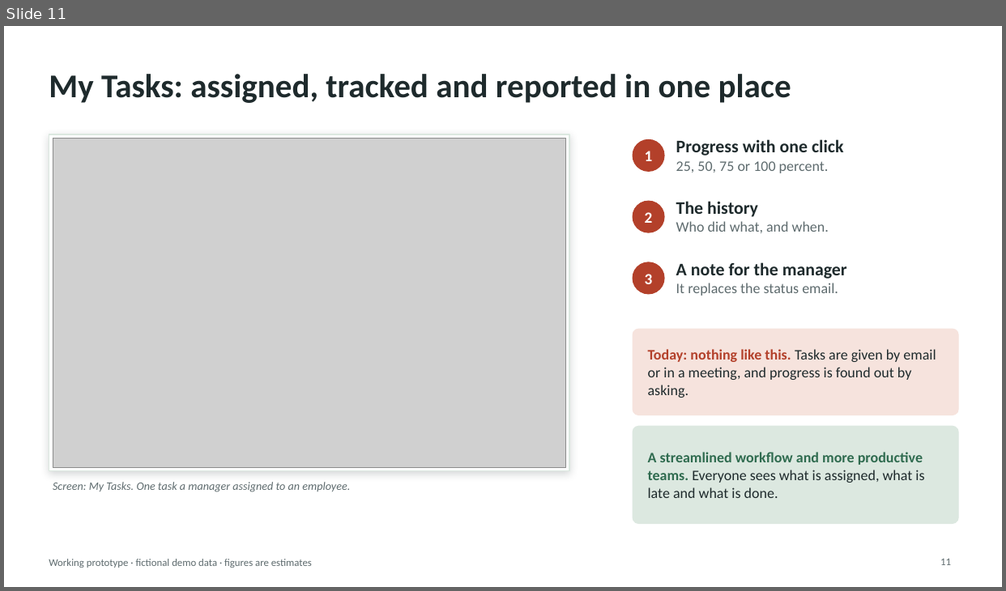
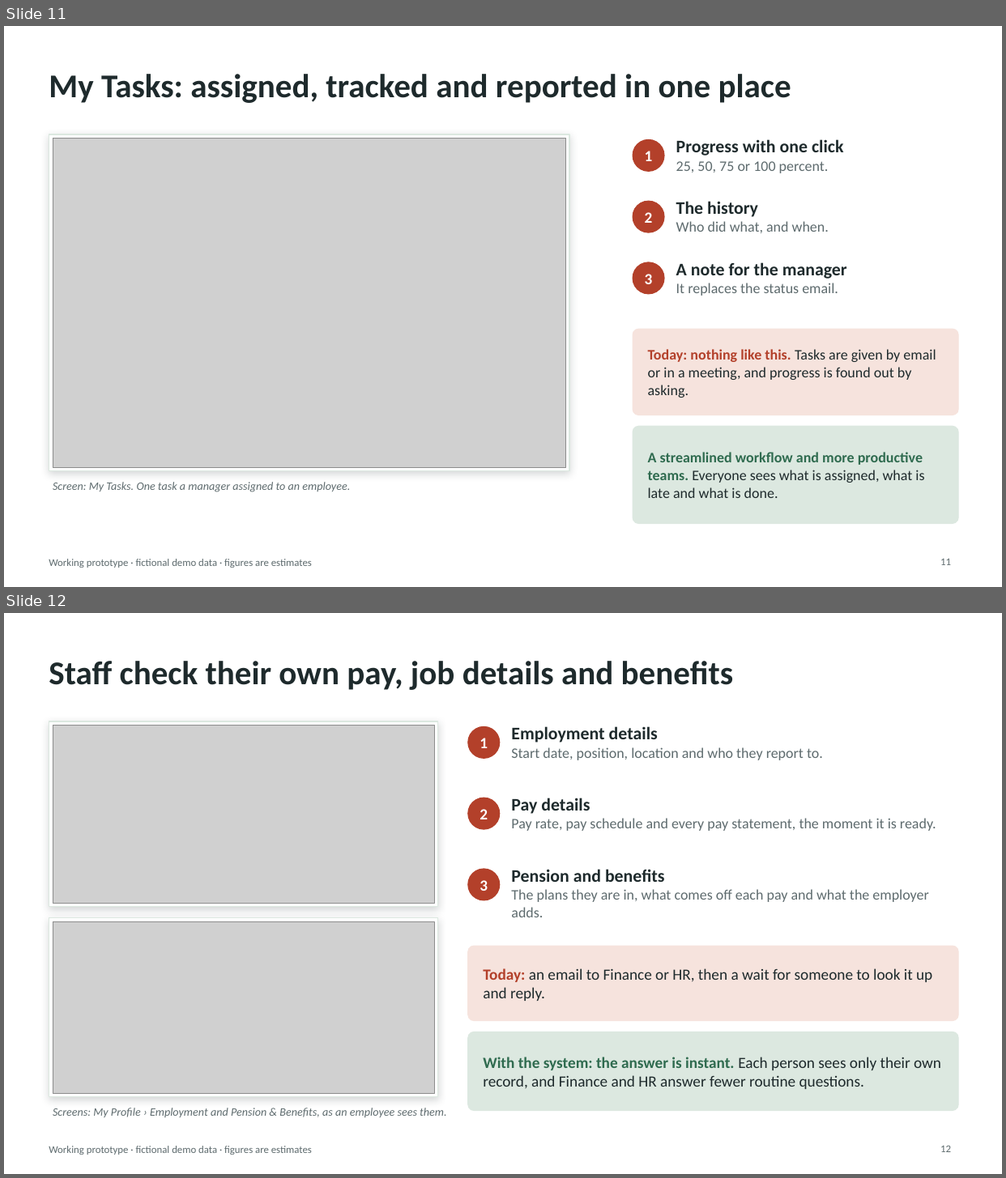
Before and after one commit to AndalibOlee/Portfolio, a slide deck: demo-platform/docs/DEMO_Executive_Presentation.pptx. Shown one above the other, each under a label of ours: slide 11 before the commit, slides 11 and 12 after it. The pictures are 1006x591 and 1006x1178 pixels, drawn with LibreOffice and Linux fonts; fonts in the diff are those of the drawing; grey boxes stand for pictures. Boxes give left, top, right and bottom in pixels: in the first picture for what was removed or moved away, otherwise in the second. Text is boxed around its words. In the diff, an @@ line names an element or a change of style, - is before the commit and + after.

```diff
--- a/demo-platform/docs/DEMO_Executive_Presentation.pptx
+++ b/demo-platform/docs/DEMO_Executive_Presentation.pptx
@@ slide 12 added at (x1=4, y1=613, x2=1002, y2=1174), background #FFFFFF; not listed: 1 template element that a slide beside it also shows @@
@@ title added at (x1=49, y1=661, x2=733, y2=690), 32 pt, text #1E2A2C, bold @@
+Staff check their own pay, job details and benefits
@@ rectangle added at (x1=49, y1=722, x2=438, y2=907), fill #FFFFFF, outline #DCE8E0 1 pt @@
@@ picture added at (x1=53, y1=726, x2=434, y2=904) @@
@@ ellipse added at (x1=468, y1=726, x2=500, y2=758), fill #B3402A, outline #B3402A 1 pt @@
@@ text added at (x1=511, y1=726, x2=823, y2=760), 14 pt, text #5E6B6E @@
+Employment details
+Start date, position, location and who they report to.
@@ text added at (x1=479, y1=738, x2=488, y2=748), 15 pt, text #FFFFFF, bold @@
+1
@@ ellipse added at (x1=468, y1=798, x2=500, y2=829), fill #B3402A, outline #B3402A 1 pt @@
@@ text added at (x1=511, y1=798, x2=936, y2=831), 14 pt, text #5E6B6E @@
+Pay details
+Pay rate, pay schedule and every pay statement, the moment it is ready.
@@ text added at (x1=479, y1=809, x2=488, y2=820), 15 pt, text #FFFFFF, bold @@
+2
@@ ellipse added at (x1=468, y1=869, x2=500, y2=901), fill #B3402A, outline #B3402A 1 pt @@
@@ text added at (x1=511, y1=869, x2=928, y2=918), 14 pt, text #5E6B6E @@
+Pension and benefits
+The plans they are in, what comes off each pay and what the employer adds.
@@ text added at (x1=479, y1=880, x2=488, y2=891), 15 pt, text #FFFFFF, bold @@
+3
@@ rectangle added at (x1=49, y1=918, x2=438, y2=1097), fill #FFFFFF, outline #DCE8E0 1 pt @@
@@ picture added at (x1=53, y1=922, x2=434, y2=1093) @@
@@ rounded rectangle added at (x1=468, y1=946, x2=958, y2=1021), fill #F6E3DD, outline #F6E3DD 1 pt @@
@@ text added at (x1=483, y1=969, x2=932, y2=1001), 15 pt, text #1E2A2C @@
+Today: an email to Finance or HR, then a wait for someone to look it up and reply.
@@ rounded rectangle added at (x1=468, y1=1033, x2=958, y2=1111), fill #DCE8E0, outline #DCE8E0 1 pt @@
@@ text added at (x1=483, y1=1057, x2=941, y2=1089), 15 pt, text #1E2A2C @@
+With the system: the answer is instant. Each person sees only their own record, and Finance and HR answer fewer routine questions.
@@ text added at (x1=53, y1=1108, x2=447, y2=1118), 11 pt, text #5E6B6E, italic @@
+Screens: My Profile › Employment and Pension & Benefits, as an employee sees them.
@@ page number added at (x1=940, y1=1145, x2=951, y2=1152), 10 pt, text #5E6B6E @@
+12
```
Also in this commit, not shown: 1 slide changed, 1 other slide added, 13 other files.
